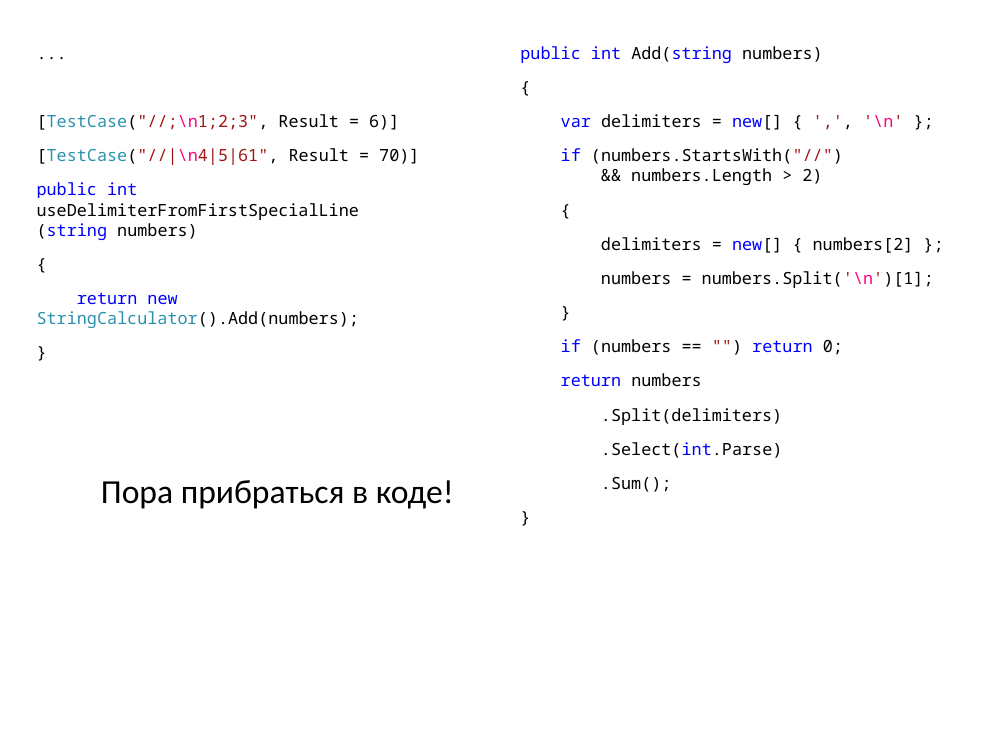
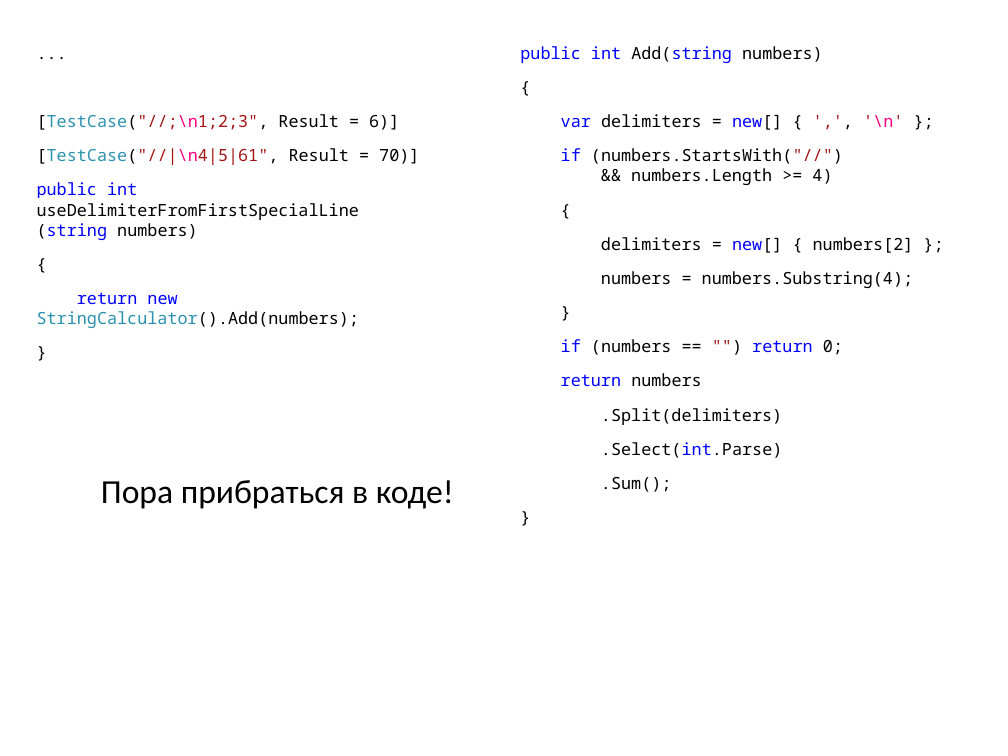
Before and after one commit to xoposhiy/testing-course, a slide deck: slide 13 of Tdd/StringCalculator Kata.pptx. Drawn at 1008x756 pixels with LibreOffice and Linux fonts; fonts in the diff are those of the drawing. Boxes give left, top, right and bottom in pixels: in the first picture for what was removed or moved away, otherwise in the second. Text is boxed around its words. In the diff, an @@ line names an element or a change of style, - is before the commit and + after.

```diff
--- a/Tdd/StringCalculator Kata.pptx
+++ b/Tdd/StringCalculator Kata.pptx
@@ text at box(561, 148, 843, 185): text changed @@
-if (numbers.StartsWith("//")
-&& numbers.Length > 2)
+if (numbers.StartsWith("//")
+&& numbers.Length >= 4)
@@ text at box(601, 271, 914, 288): text changed @@
-numbers = numbers.Split('\n')[1];
+numbers = numbers.Substring(4);
```
Also in this commit, not shown: 1 other slide changed, 2 other files.
